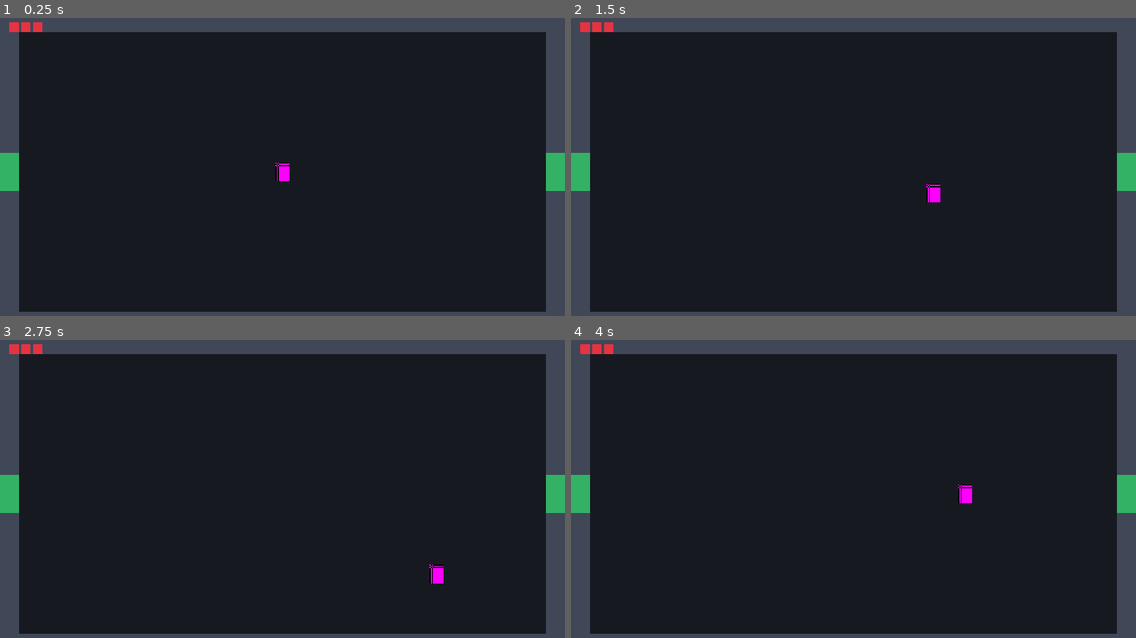
Above: before the commit, frames 1-4 (two rows, left to right).
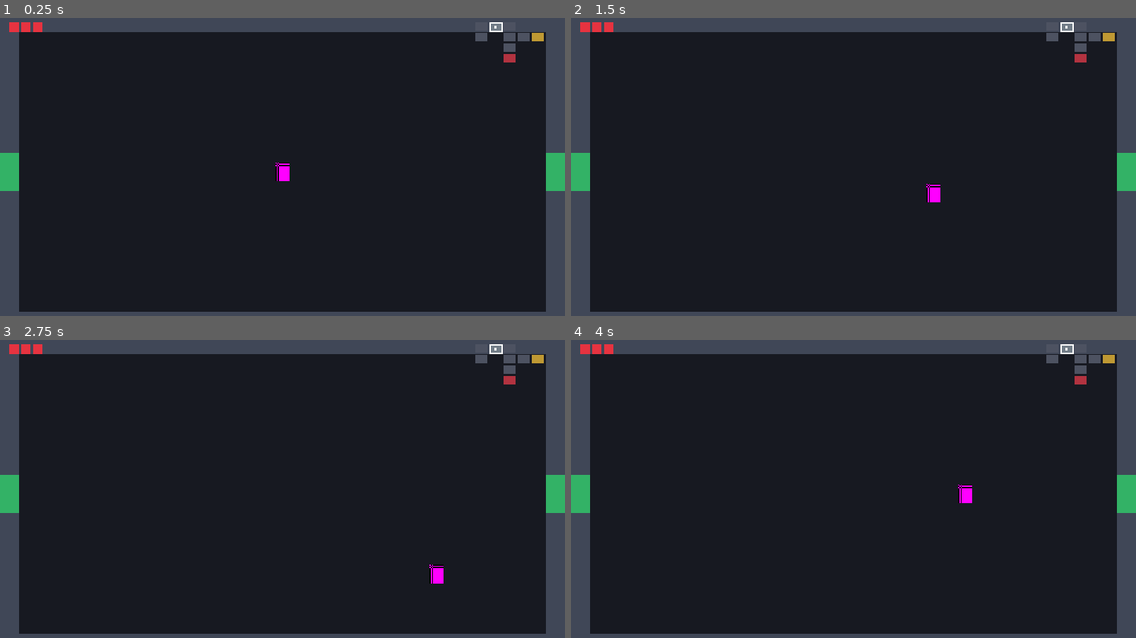
Above: after the commit, the same moments.

Repository: jaredoka/pale-orbit
Game: Godot game, scene res://scenes/main/Main.tscn
The game is run twice, just before and just after one commit, with the same random seed, the same clock (stepped at 60 frames per second) and the same inputs.
Inputs:
- Up to frame 1 (0.25 s): no input
- Up to frame 2 (1.5 s): tap Enter at 0.5 s; hold D (move_right) 0.53-1.28 s; hold S (move_down) from 1.28 s (still down)
- Up to frame 3 (2.75 s): release S (move_down) at 2.03 s; hold D (move_right) from 2.03 s (still down)
- Up to frame 4 (4 s): release D (move_right) at 2.78 s; hold W (move_up) 2.78-3.53 s; hold A (move_left) from 3.53 s (still down)

The runs differ from the first frame. In frame 1, 0.4% of the frame differs, in the area x 84-97%, y 1-15%; in frame 2, 0.4%; in frame 3, 0.4%; in frame 4, 0.4%.

Commit message:
fix: playtest round 1 — projectile applies damage directly (enemies were unkillable), HP/speed retune, wall-safe spawn clamps, HUD minimap
Co-Authored-By: Claude Fable 5 <noreply@anthropic.com>

Diff:
--- a/autoload/game_state.gd
+++ b/autoload/game_state.gd
@@ -17,6 +17,7 @@
 var collected_items: Array[ItemDef] = []
 var rng_seed: int = 0
 var projectile_pool: ProjectilePool  # set by Main at run start; shared by player & enemies
+var floor_rooms: Dictionary = {}  # { Vector2i: RoomData } — set by Main; read by HUD minimap
 var current_room: Vector2i = Vector2i.ZERO
 var cleared: Dictionary = {}  # Vector2i -> bool
 
--- a/scenes/boss/HiveQueen.tscn
+++ b/scenes/boss/HiveQueen.tscn
@@ -13,7 +13,7 @@
 collision_layer = 4
 collision_mask = 5
 script = ExtResource("1_queen")
-max_hp = 300.0
+max_hp = 400.0
 contact_damage = 1.0
 
 [node name="Sprite2D" type="Sprite2D" parent="."]
--- a/scenes/boss/hive_queen.gd
+++ b/scenes/boss/hive_queen.gd
@@ -121,7 +121,9 @@
 		if _minions.size() >= SPAWN_CAP:
 			return
 		var minion: EnemyBase = load(SKITTERER_SCENE).instantiate()
-		minion.position = position + Vector2(-24 if i == 0 else 24, 20)
+		var spawn_pos := position + Vector2(-24 if i == 0 else 24, 20)
+		minion.position = Vector2(
+			clampf(spawn_pos.x, 32.0, 448.0), clampf(spawn_pos.y, 32.0, 238.0))
 		get_parent().add_child(minion)
 		_minions.append(minion)
 		spawned.emit(minion)
--- a/scenes/enemies/BioTurret.tscn
+++ b/scenes/enemies/BioTurret.tscn
@@ -12,7 +12,7 @@
 collision_layer = 4
 collision_mask = 5
 script = ExtResource("1_turr")
-max_hp = 14.0
+max_hp = 10.0
 contact_damage = 0.0
 
 [node name="Sprite2D" type="Sprite2D" parent="."]
--- a/scenes/enemies/Blob.tscn
+++ b/scenes/enemies/Blob.tscn
@@ -12,7 +12,7 @@
 collision_layer = 4
 collision_mask = 5
 script = ExtResource("1_blob")
-max_hp = 16.0
+max_hp = 8.0
 contact_damage = 0.5
 
 [node name="Sprite2D" type="Sprite2D" parent="."]
--- a/scenes/enemies/Skitterer.tscn
+++ b/scenes/enemies/Skitterer.tscn
@@ -12,7 +12,7 @@
 collision_layer = 4
 collision_mask = 5
 script = ExtResource("1_skit")
-max_hp = 7.0
+max_hp = 4.0
 contact_damage = 0.5
 
 [node name="Sprite2D" type="Sprite2D" parent="."]
--- a/scenes/enemies/Spitter.tscn
+++ b/scenes/enemies/Spitter.tscn
@@ -12,7 +12,7 @@
 collision_layer = 4
 collision_mask = 5
 script = ExtResource("1_spit")
-max_hp = 10.0
+max_hp = 7.0
 contact_damage = 0.5
 
 [node name="Sprite2D" type="Sprite2D" parent="."]
--- a/scenes/enemies/blob.gd
+++ b/scenes/enemies/blob.gd
@@ -20,7 +20,10 @@
 			child.can_split = false
 			child.max_hp = max_hp * 0.4
 			child.scale = Vector2(0.5, 0.5)
-			child.global_position = global_position + offset
+			# Clamp into the room interior so children never spawn inside a wall.
+			child.position = Vector2(
+				clampf(position.x + offset.x, 32.0, 448.0),
+				clampf(position.y + offset.y, 32.0, 238.0))
 			get_parent().add_child(child)
 			spawned.emit(child)
 	super()
--- a/scenes/enemies/enemy_base.gd
+++ b/scenes/enemies/enemy_base.gd
@@ -17,7 +17,6 @@
 
 func _ready() -> void:
 	hp = max_hp
-	hurtbox.area_entered.connect(_on_hurtbox_area_entered)
 
 
 func _physics_process(delta: float) -> void:
@@ -51,9 +50,3 @@
 
 func _player() -> Node2D:
 	return get_tree().get_first_node_in_group("player")
-
-
-func _on_hurtbox_area_entered(area: Area2D) -> void:
-	# Hurtbox mask = player_shots only, so any entering area is a player projectile.
-	if area.get(&"active"):
-		take_damage(area.damage)
--- a/scenes/enemies/skitterer.gd
+++ b/scenes/enemies/skitterer.gd
@@ -1,8 +1,8 @@
 extends EnemyBase
 ## Skitterer: fast chaser; brief overshoot lunge when within 48 px (ENM-1).
 
-const CHASE_SPEED := 70.0
-const LUNGE_SPEED := 160.0
+const CHASE_SPEED := 55.0
+const LUNGE_SPEED := 120.0
 const LUNGE_RANGE := 48.0
 const LUNGE_TIME := 0.35
 const LUNGE_COOLDOWN := 1.2
--- a/scenes/main/main.gd
+++ b/scenes/main/main.gd
@@ -31,6 +31,7 @@
 	GameState.projectile_pool = projectile_pool
 	player.projectile_pool = projectile_pool
 	floor_rooms = FloorGenerator.new().generate(GameState.rng_seed)
+	GameState.floor_rooms = floor_rooms
 	GameState.player_died.connect(_on_player_died)
 	GameState.boss_defeated.connect(_on_boss_defeated)
 	_enter_room(Vector2i.ZERO, Vector2i.ZERO)
--- a/scenes/player/player.gd
+++ b/scenes/player/player.gd
@@ -57,19 +57,17 @@
 
 
 ## Poll overlaps so standing inside an enemy re-damages once per i-frame window.
+## (Enemy projectiles damage via projectile.gd body contact.)
 func _check_contact_damage() -> void:
 	for body in hurtbox.get_overlapping_bodies():
 		var dmg: float = body.get(&"contact_damage") if body.get(&"contact_damage") != null else 0.0
 		if dmg > 0.0:
-			_take_hit(dmg)
-			return
-	for area in hurtbox.get_overlapping_areas():
-		if area.get(&"active") and area.get(&"faction") == &"enemy":
-			area.deactivate()
-			_take_hit(area.damage)
+			take_hit(dmg)
 			return
 
 
-func _take_hit(amount: float) -> void:
+func take_hit(amount: float) -> void:
+	if _iframes > 0.0:
+		return
 	GameState.damage_player(amount)
 	_iframes = IFRAME_TIME
--- a/scenes/player/projectile.gd
+++ b/scenes/player/projectile.gd
@@ -62,9 +62,16 @@
 		deactivate()
 
 
-func _on_body_entered(_body: Node2D) -> void:
-	if active:
-		deactivate()
+func _on_body_entered(body: Node2D) -> void:
+	if not active:
+		return
+	# Damage is applied here (single source of hit logic): deactivating first
+	# would race the target's own overlap checks and drop the hit.
+	if faction == &"player" and body.has_method("take_damage"):
+		body.take_damage(damage)
+	elif faction == &"enemy" and body.is_in_group("player"):
+		body.take_hit(damage)
+	deactivate()
 
 
 func _on_area_entered(_area: Area2D) -> void:
--- a/scenes/ui/hud.gd
+++ b/scenes/ui/hud.gd
@@ -18,9 +18,23 @@
 var _items: Array[ItemDef] = []
 
 
+const MAP_CELL := Vector2(10, 7)
+const MAP_GAP := 2.0
+const MAP_MARGIN := 16.0
+
+const MAP_COLORS := {
+	FloorGenerator.RoomType.START: Color(0.35, 0.4, 0.45),
+	FloorGenerator.RoomType.NORMAL: Color(0.3, 0.32, 0.38),
+	FloorGenerator.RoomType.TREASURE: Color(0.75, 0.6, 0.2),
+	FloorGenerator.RoomType.BOSS: Color(0.7, 0.2, 0.25),
+}
+
+
 func _ready() -> void:
 	GameState.hp_changed.connect(_on_hp_changed)
 	GameState.item_collected.connect(_on_item_collected)
+	GameState.room_entered.connect(func(_c: Vector2i) -> void: queue_redraw())
+	GameState.room_cleared.connect(func(_c: Vector2i) -> void: queue_redraw())
 	_on_hp_changed(GameState.current_hp, GameState.max_hp)
 
 
@@ -48,3 +62,27 @@
 	for j in _items.size():
 		var color: Color = ITEM_COLORS.get(_items[j].id, Color.WHITE)
 		draw_rect(Rect2(j * (HEART_SIZE + HEART_GAP), HEART_SIZE + 4, HEART_SIZE, HEART_SIZE), color)
+	_draw_minimap()
+
+
+## Top-right minimap: one cell per room, current room highlighted (player position).
+func _draw_minimap() -> void:
+	var rooms: Dictionary = GameState.floor_rooms
+	if rooms.is_empty():
+		return
+	var min_c := Vector2i(999, 999)
+	var max_c := Vector2i(-999, -999)
+	for c: Vector2i in rooms:
+		min_c = Vector2i(mini(min_c.x, c.x), mini(min_c.y, c.y))
+		max_c = Vector2i(maxi(max_c.x, c.x), maxi(max_c.y, c.y))
+	var grid_w := (max_c.x - min_c.x + 1) * (MAP_CELL.x + MAP_GAP)
+	var origin := Vector2(size.x - MAP_MARGIN - grid_w, 0)
+	for c: Vector2i in rooms:
+		var cell := origin + Vector2(c - min_c) * (MAP_CELL + Vector2(MAP_GAP, MAP_GAP))
+		var color: Color = MAP_COLORS[rooms[c].type]
+		if GameState.cleared.get(c, false):
+			color = color.lightened(0.15)
+		draw_rect(Rect2(cell, MAP_CELL), color)
+		if c == GameState.current_room:
+			draw_rect(Rect2(cell, MAP_CELL), Color.WHITE, false, 1.0)
+			draw_rect(Rect2(cell + MAP_CELL / 2.0 - Vector2(1, 1), Vector2(2, 2)), Color.WHITE)
Not shown, changed: docs/ARCHITECTURE.md
